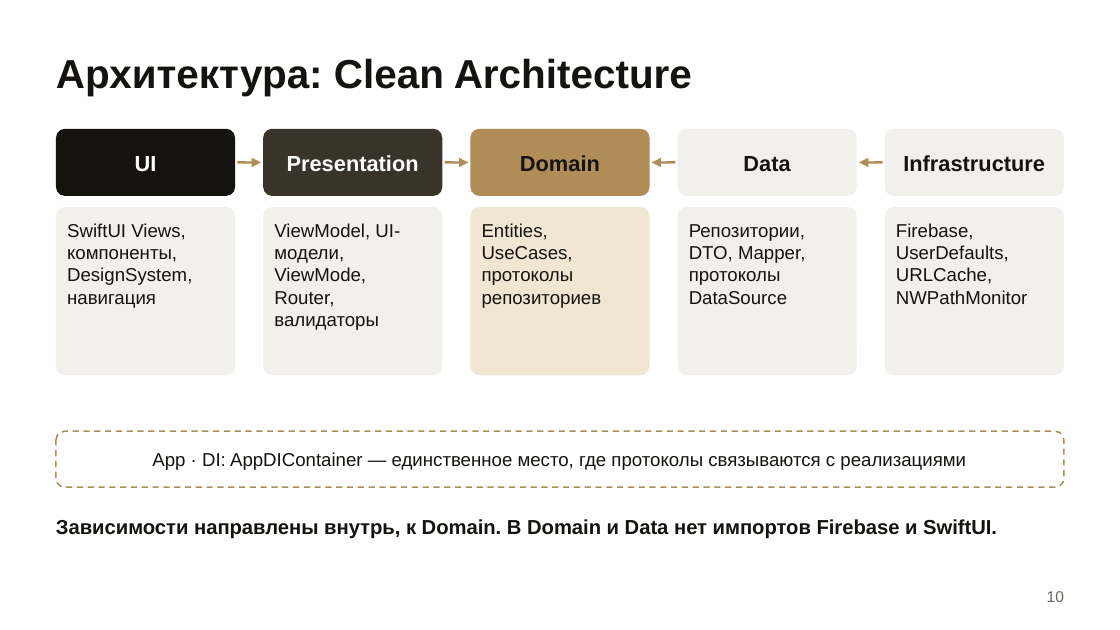
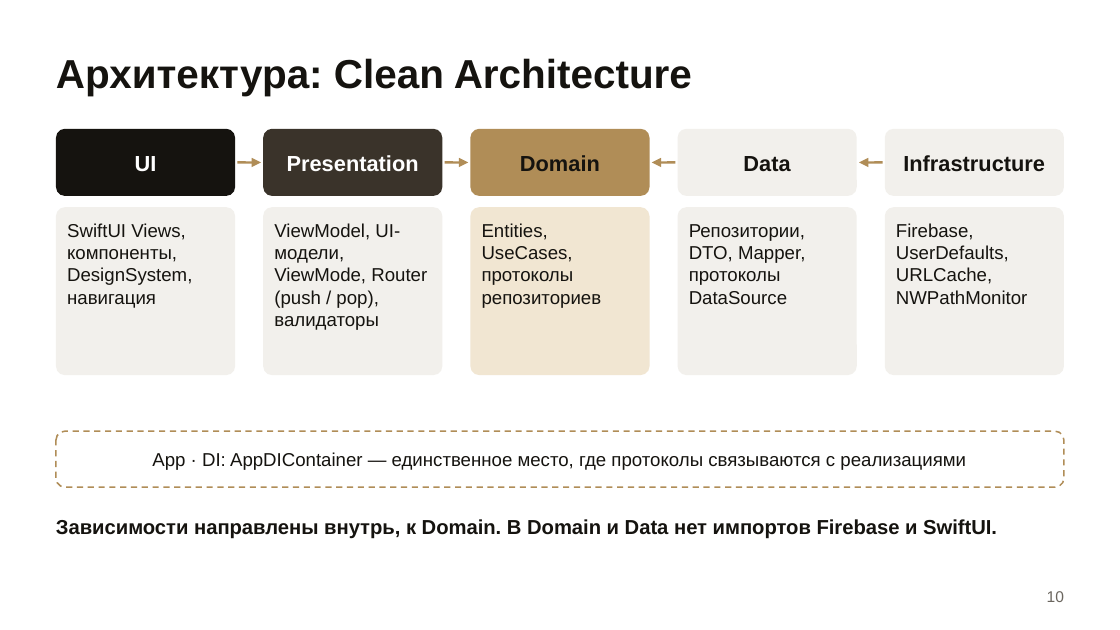
Before and after one commit to Kronos0041/OtusFinalize, a slide deck: slide 10 of presentation/ClothesShop-Diploma.pptx. Drawn at 1120x630 pixels with LibreOffice and Linux fonts; fonts in the diff are those of the drawing. Boxes give left, top, right and bottom in pixels: in the first picture for what was removed or moved away, otherwise in the second. Text is boxed around its words. In the diff, an @@ line names an element or a change of style, - is before the commit and + after.

```diff
--- a/presentation/ClothesShop-Diploma.pptx
+++ b/presentation/ClothesShop-Diploma.pptx
@@ text at (274, 223, 427, 330): text changed @@
-ViewModel, UI-модели, ViewMode, Router, валидаторы
+ViewModel, UI-модели, ViewMode, Router (push / pop), валидаторы
```
Also in this commit, not shown: 2 other slides changed, 1 other file.
